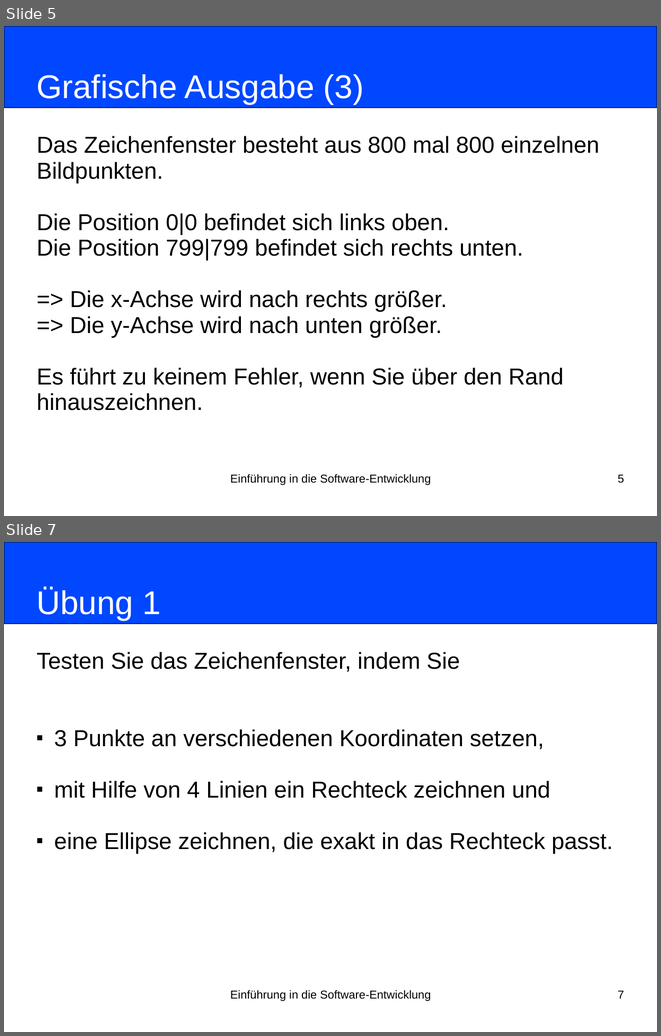
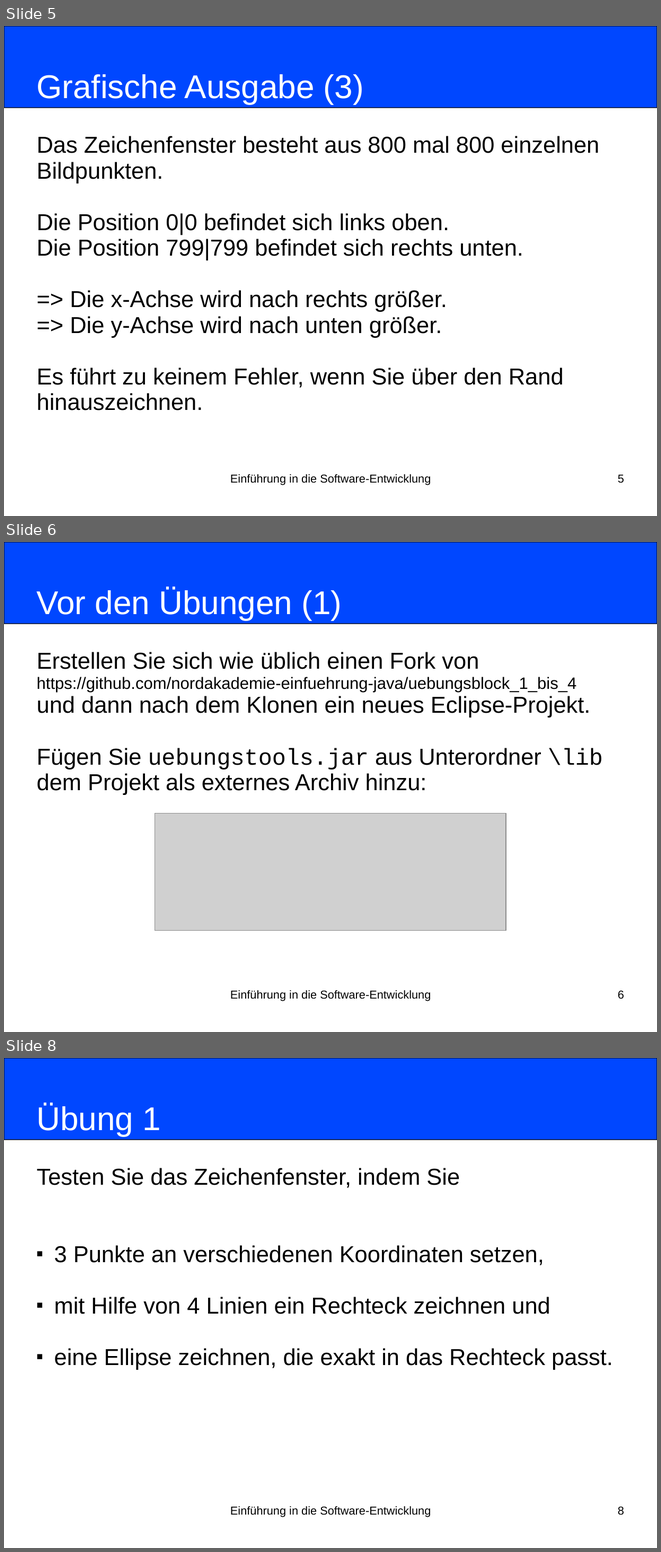
Before and after one commit to nordakademie-einfuehrung-java/vorlesungsskript, a slide deck: folien/Semester_03_Termin_05_Uebungsblock_01-04.ppt. Shown one above the other, each under a label of ours: slides 5 and 7 before the commit, slides 5, 6 and 8 after it; the slides between them are not shown. The pictures are 661x1036 and 661x1552 pixels, drawn with LibreOffice and Linux fonts; fonts in the diff are those of the drawing; grey boxes stand for pictures. Boxes give left, top, right and bottom in pixels: in the first picture for what was removed or moved away, otherwise in the second. Text is boxed around its words. In the diff, an @@ line names an element or a change of style, - is before the commit and + after.

```diff
--- a/folien/Semester_03_Termin_05_Uebungsblock_01-04.ppt
+++ b/folien/Semester_03_Termin_05_Uebungsblock_01-04.ppt
@@ slide 6 added at <box>4,542,657,1032</box>, background #FFFFFF @@
@@ rounded rectangle added at <box>4,542,657,624</box>, fill #0047FF, outline #000000 0.74 pt @@
@@ title added at <box>36,588,342,620</box>, 40 pt, text #FFFFFF @@
+Vor den Übungen (1)
@@ subtitle added at <box>37,652,603,795</box>, 28 pt, text #000000 @@
+Erstellen Sie sich wie üblich einen Fork von
+https://github.com/nordakademie-einfuehrung-java/uebungsblock_1_bis_4
+und dann nach dem Klonen ein neues Eclipse-Projekt.
+Fügen Sie uebungstools.jar aus Unterordner \lib dem Projekt als externes Archiv hinzu:
@@ picture added at <box>155,813,506,930</box> @@
@@ text added at <box>230,990,431,1000</box>, 14 pt, text #000000 @@
+Einführung in die Software-Entwicklung
@@ page number added at <box>618,990,624,999</box>, 14 pt, text #000000 @@
+6
@@ what was slide 7 is now slide 8 @@
@@ page number at <box>618,1506,624,1515</box>: text changed @@
-7
+8
```
Also in this commit, not shown: 1 slide changed.
